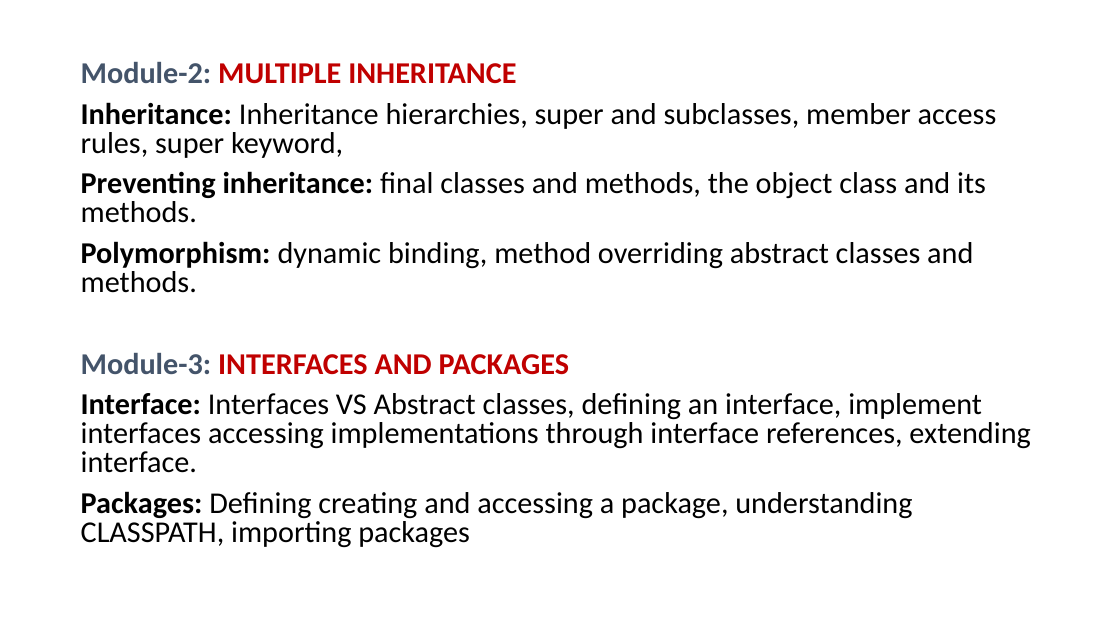
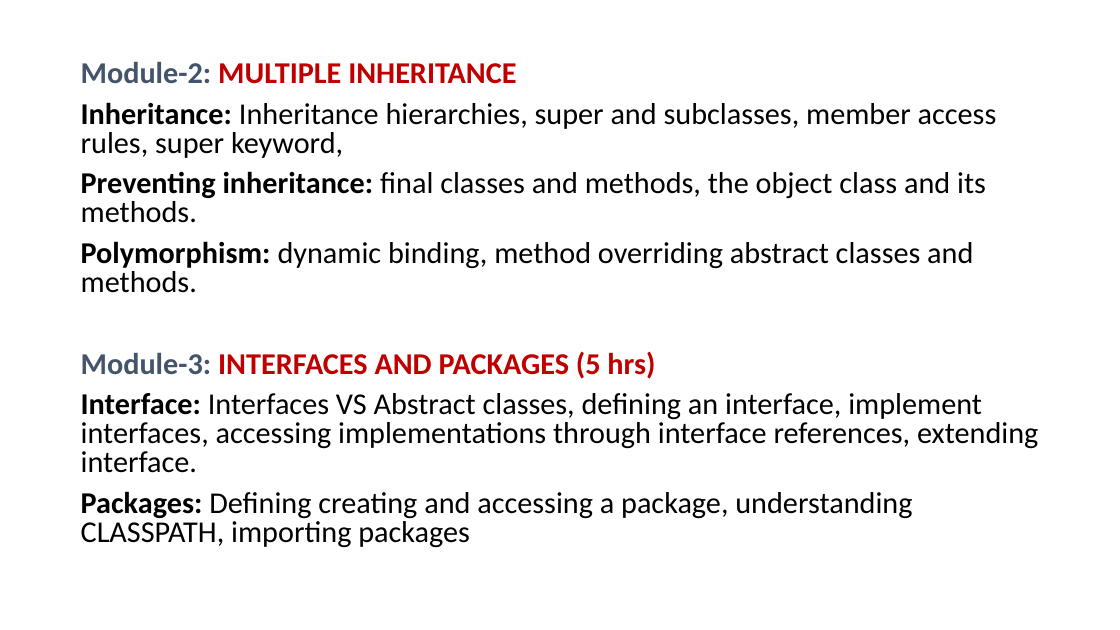
Before and after one commit to PRAMOD-VISHNU-NAIK/MCA-2nd-Sem-Shridevi-College, a slide deck: slide 3 of Theory Class-Notes/Complete Syllabus/All Modules.pptx. Drawn at 1120x630 pixels with LibreOffice and Linux fonts; fonts in the diff are those of the drawing. Boxes give left, top, right and bottom in pixels: in the first picture for what was removed or moved away, otherwise in the second. Text is boxed around its words. In the diff, an @@ line names an element or a change of style, - is before the commit and + after.

```diff
--- a/Theory Class-Notes/Complete Syllabus/All Modules.pptx
+++ b/Theory Class-Notes/Complete Syllabus/All Modules.pptx
@@ text at (81, 351, 1038, 473): text changed @@
-Module-3: INTERFACES AND PACKAGES
-Interface: Interfaces VS Abstract classes, defining an interface, implement interfaces accessing implementations through interface references, extending interface.
+Module-3: INTERFACES AND PACKAGES (5 hrs)
+Interface: Interfaces VS Abstract classes, defining an interface, implement interfaces, accessing implementations through interface references, extending interface.
```
Also in this commit, not shown: 1 other slide changed, 13 other files.
